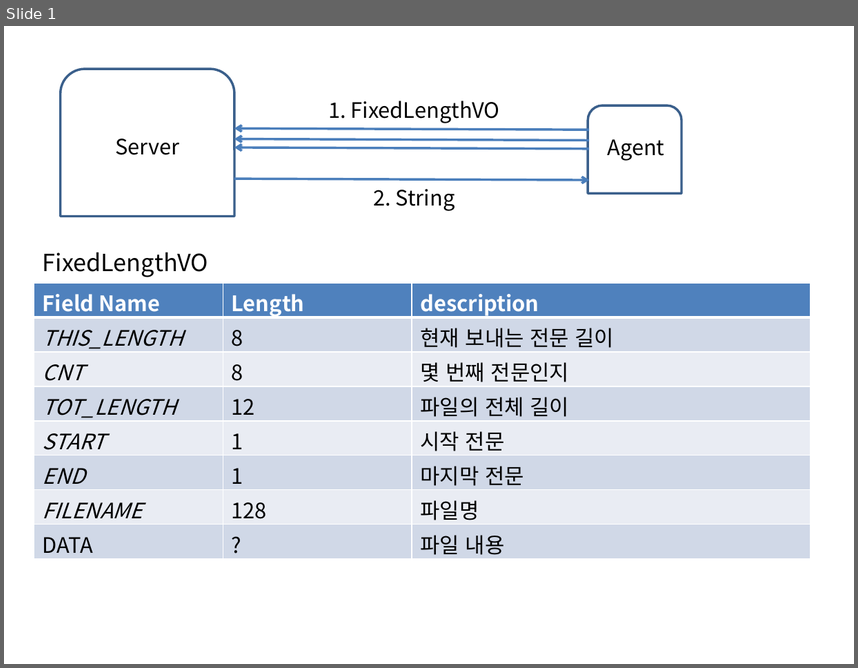
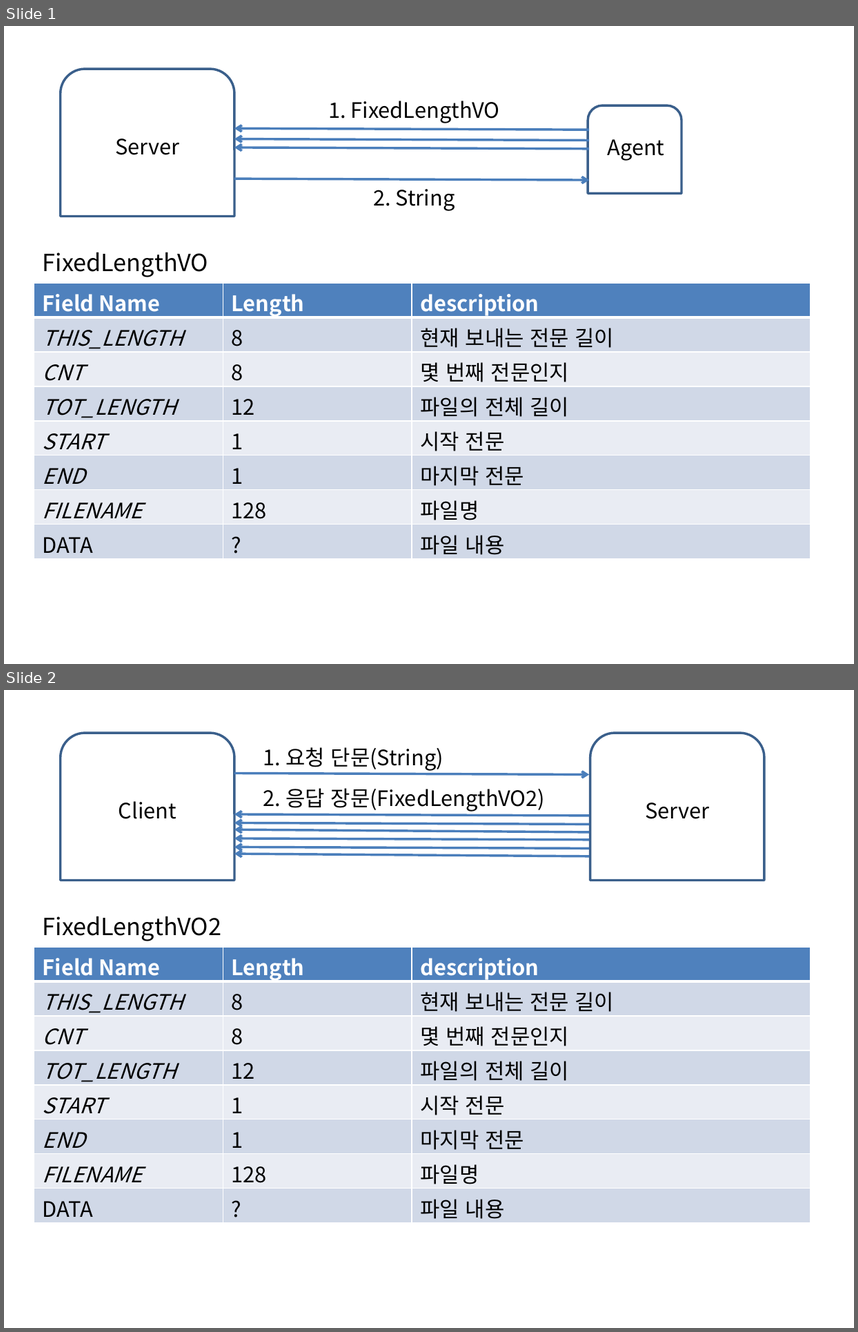
Before and after one commit to parkseungchul/javaSample, a slide deck: nettySample/img/arch1.pptx. Shown one above the other, each under a label of ours: slide 1 before the commit, slides 1 and 2 after it. The pictures are 858x668 and 858x1332 pixels, drawn with LibreOffice and Linux fonts; fonts in the diff are those of the drawing. Boxes give left, top, right and bottom in pixels: in the first picture for what was removed or moved away, otherwise in the second. Text is boxed around its words. In the diff, an @@ line names an element or a change of style, - is before the commit and + after.

```diff
--- a/nettySample/img/arch1.pptx
+++ b/nettySample/img/arch1.pptx
@@ slide 2 added at bbox=[4, 690, 854, 1328], background #FFFFFF @@
@@ round same rect added at bbox=[60, 733, 234, 880], outline #3A5F8C 2 pt @@
@@ text added at bbox=[263, 747, 444, 771], 18 pt, text #000000 @@
+1. 요청 단문(String)
@@ round same rect added at bbox=[590, 733, 765, 880], outline #3A5F8C 2 pt @@
@@ arrow added from (234, 773) to (589, 774), #4B7EBC 2 pt @@
@@ text added at bbox=[263, 788, 546, 811], 18 pt, text #000000 @@
+2. 응답 장문(FixedLengthVO2)
@@ text added at bbox=[119, 801, 176, 819], 18 pt, text #000000 @@
+Client
@@ text added at bbox=[645, 802, 709, 819], 18 pt, text #000000 @@
+Server
@@ arrow added from (589, 816) to (234, 814), #4B7EBC 2 pt @@
@@ arrow added from (589, 825) to (234, 822), #4B7EBC 2 pt @@
@@ arrow added from (589, 832) to (234, 829), #4B7EBC 2 pt @@
@@ arrow added from (589, 840) to (234, 838), #4B7EBC 2 pt @@
@@ arrow added from (589, 848) to (234, 847), #4B7EBC 2 pt @@
@@ arrow added from (589, 856) to (234, 854), #4B7EBC 2 pt @@
@@ text added at bbox=[43, 916, 222, 941], 20 pt, text #000000 @@
+FixedLengthVO2
@@ table added at bbox=[34, 947, 810, 1225], 8 rows, 3 columns @@
+Field Name | Length | description
+THIS_LENGTH | 8 | 현재 보내는 전문 길이
+CNT | 8 | 몇 번째 전문인지
+TOT_LENGTH | 12 | 파일의 전체 길이
+START | 1 | 시작 전문
+END | 1 | 마지막 전문
+FILENAME | 128 | 파일명
+DATA | ? | 파일 내용
```
Also in this commit, not shown: 3 other files.
